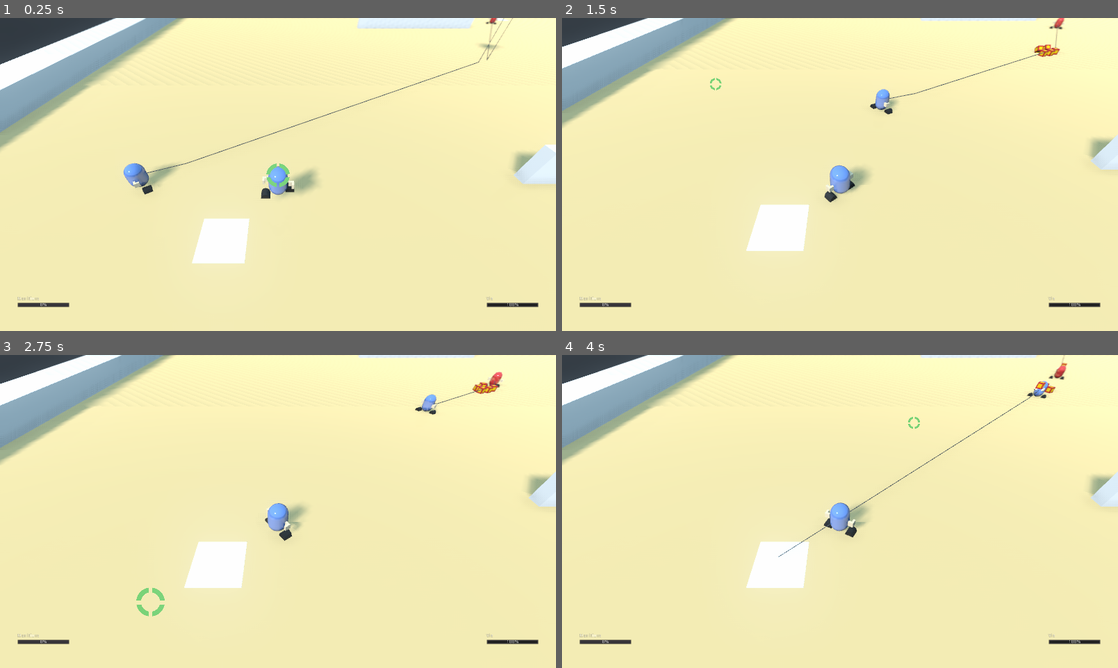
Above: before the commit, frames 1-4 (two rows, left to right).
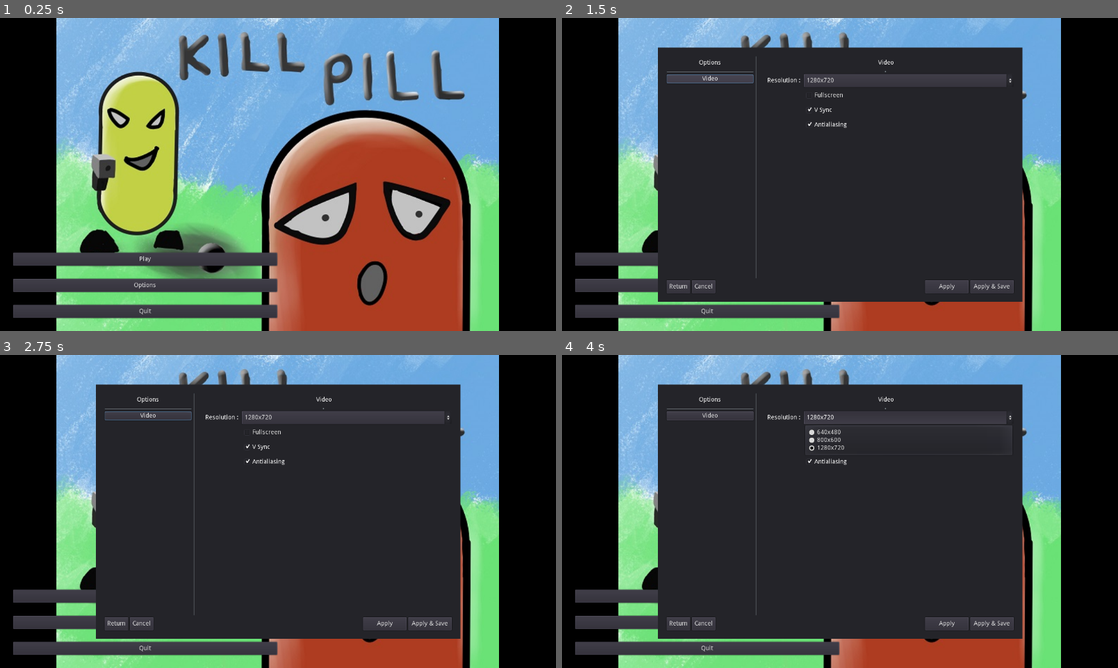
Above: after the commit, the same moments.

Repository: Sebajuste/KillPill
Game: Godot game, scene res://ui/main-menu/MainMenu.tscn
Same seed, same stepped clock (60 frames per second), same inputs: the game is played once before the commit and once after it. Before the commit the project starts from res://scenes/Test02/Test02.tscn.
Inputs (mouse positions are in pixels of both pictures, inside the frame that each line leads up to):
- Up to frame 1 (0.25 s): no input
- Up to frame 2 (1.5 s): click (706, 284) at 0.5 s, where only the run after the commit has a clickable "Options"; click (712, 77) at 1.25 s, where only the run after the commit has a clickable "Video"
- Up to frame 3 (2.75 s): click (144, 596) at 2 s, where only the run after the commit has a clickable "Play"
- Up to frame 4 (4 s): click (706, 596) at 2.75 s, where only the run after the commit has a clickable "Play"; click (906, 417) at 3.5 s, where only the run after the commit has a clickable "1280x720"

The runs differ from the first frame. In frame 1, 100% of the frame differs, in the area x 0-100%, y 0-100%; in frame 2, 100%; in frame 3, 100%; in frame 4, 100%.

Commit message:
Add main menu & game over

Diff:
--- a/Settings.cfg
+++ b/Settings.cfg
@@ -1,7 +1,7 @@
 [Display]
 
-HEIGHT=900
-WIDTH=1600
+HEIGHT="720"
+WIDTH="1280"
 FullScreen=false
 Vsync=true
 Antialiasing=true
--- a/characters/Buddy/Buddy.gd
+++ b/characters/Buddy/Buddy.gd
@@ -9,6 +9,7 @@
 signal on_health_change
 signal on_drop_object
 signal on_take_object
+signal on_death
 
 export var team : String = "Team_0"
 
@@ -227,6 +228,7 @@
 	if health < 0:
 		dead = true
 		queue_free()
+		emit_signal("on_death")
 
 
 func set_color(value):
--- a/characters/Buddy/Buddy.tscn
+++ b/characters/Buddy/Buddy.tscn
@@ -77,7 +77,6 @@
 [node name="Buddy" type="KinematicBody" groups=[
 "character",
 ]]
-editor/display_folded = true
 transform = Transform( 1, 0, 0, 0, 1, 0, 0, 0, 1, 0, 0.973, 0 )
 collision_layer = 2
 collision_mask = 3
--- a/characters/Buddy/Player.gd
+++ b/characters/Buddy/Player.gd
@@ -120,5 +120,3 @@
 func _ready():
 
 	$Target.set_as_toplevel(true)
-
-	Input.set_mouse_mode(Input.MOUSE_MODE_HIDDEN)
--- a/characters/Buddy/Player.tscn
+++ b/characters/Buddy/Player.tscn
@@ -7,7 +7,7 @@
 [sub_resource type="AnimationNodeStateMachinePlayback" id=1]
 
 [node name="Player" instance=ExtResource( 1 )]
-editor/display_folded = false
+editor/display_folded = true
 script = ExtResource( 2 )
 
 [node name="Body" parent="." index="1"]
--- a/project.godot
+++ b/project.godot
@@ -57,7 +57,7 @@
 [application]
 
 config/name="Kill Pill"
-run/main_scene="res://scenes/Test02/Test02.tscn"
+run/main_scene="res://ui/main-menu/MainMenu.tscn"
 config/icon="res://icon.png"
 
 [autoload]
--- /dev/null
+++ b/scenes/Test02/Test02.gd
@@ -0,0 +1,30 @@
+extends Node
+
+# Declare member variables here. Examples:
+# var a = 2
+# var b = "text"
+
+# Called when the node enters the scene tree for the first time.
+func _ready():
+
+	Input.set_mouse_mode(Input.MOUSE_MODE_HIDDEN)
+
+	pass # Replace with function body.
+
+# Called every frame. 'delta' is the elapsed time since the previous frame.
+func _process(delta):
+
+	for teams in $Teams.get_children():
+
+		if teams.get_team().empty():
+			$GameOver.visible = true
+			Input.set_mouse_mode(Input.MOUSE_MODE_VISIBLE)
+
+
+
+func _on_Player_on_death():
+
+	$GameOver.visible = true
+	Input.set_mouse_mode(Input.MOUSE_MODE_VISIBLE)
+
+	pass # Replace with function body.
--- a/scenes/Test02/Test02.tscn
+++ b/scenes/Test02/Test02.tscn
@@ -1,13 +1,15 @@
-[gd_scene load_steps=15 format=2]
+[gd_scene load_steps=17 format=2]
 
-[ext_resource path="res://scenes/Test02/Camera.gd" type="Script" id=1]
-[ext_resource path="res://prefabs/wall/Wall.tscn" type="PackedScene" id=2]
-[ext_resource path="res://tools/BoxEmitter.tscn" type="PackedScene" id=3]
-[ext_resource path="res://tools/Constructor/Constructor.tscn" type="PackedScene" id=4]
-[ext_resource path="res://characters/Buddy/Player.tscn" type="PackedScene" id=5]
-[ext_resource path="res://characters/Buddy/BuddyIA.tscn" type="PackedScene" id=6]
-[ext_resource path="res://tools/Team.tscn" type="PackedScene" id=7]
-[ext_resource path="res://ui/PlayerUI.tscn" type="PackedScene" id=8]
+[ext_resource path="res://scenes/Test02/Test02.gd" type="Script" id=1]
+[ext_resource path="res://scenes/Test02/Camera.gd" type="Script" id=2]
+[ext_resource path="res://prefabs/wall/Wall.tscn" type="PackedScene" id=3]
+[ext_resource path="res://tools/BoxEmitter.tscn" type="PackedScene" id=4]
+[ext_resource path="res://tools/Constructor/Constructor.tscn" type="PackedScene" id=5]
+[ext_resource path="res://characters/Buddy/Player.tscn" type="PackedScene" id=6]
+[ext_resource path="res://characters/Buddy/BuddyIA.tscn" type="PackedScene" id=7]
+[ext_resource path="res://tools/Team.tscn" type="PackedScene" id=8]
+[ext_resource path="res://ui/PlayerUI.tscn" type="PackedScene" id=9]
+[ext_resource path="res://ui/game-over/GameOver.tscn" type="PackedScene" id=10]
 
 [sub_resource type="ProceduralSky" id=1]
 
@@ -34,6 +36,7 @@
 [sub_resource type="BoxShape" id=6]
 
 [node name="Game" type="Node"]
+script = ExtResource( 1 )
 
 [node name="Environment" type="Node" parent="."]
 editor/display_folded = true
@@ -67,65 +70,67 @@
 [node name="CollisionShape" type="CollisionShape" parent="Environment/Navigation/NavigationMeshInstance/Ground/MeshInstance/StaticBody"]
 shape = SubResource( 6 )
 
-[node name="Wall" parent="Environment/Navigation/NavigationMeshInstance" instance=ExtResource( 2 )]
+[node name="Wall" parent="Environment/Navigation/NavigationMeshInstance" instance=ExtResource( 3 )]
 transform = Transform( 8.7813, 0, 0, 0, 1, 0, 0, 0, 1, 0, 1, 17.1639 )
 
-[node name="Wall2" parent="Environment/Navigation/NavigationMeshInstance" instance=ExtResource( 2 )]
+[node name="Wall2" parent="Environment/Navigation/NavigationMeshInstance" instance=ExtResource( 3 )]
 transform = Transform( 8.7813, 0, 0, 0, 1, 0, 0, 0, 1, 0, 1, -16.1737 )
 
-[node name="BoxEmitter" parent="Environment" instance=ExtResource( 3 )]
+[node name="BoxEmitter" parent="Environment" instance=ExtResource( 4 )]
 transform = Transform( 1, 0, 0, 0, 1, 0, 0, 0, 1, 0, 7.317, 0 )
 start = 5
 
-[node name="ConstructorBlue" parent="Environment" instance=ExtResource( 4 )]
+[node name="ConstructorBlue" parent="Environment" instance=ExtResource( 5 )]
 transform = Transform( 1, 0, 0, 0, 1, 0, 0, 0, 1, -23.6506, 0, 20.6155 )
 
-[node name="ConstructorRed" parent="Environment" instance=ExtResource( 4 )]
+[node name="ConstructorRed" parent="Environment" instance=ExtResource( 5 )]
 transform = Transform( 1, 0, 0, 0, 1, 0, 0, 0, 1, 18.2488, 0, -22.6055 )
 team = "Team_1"
 
-[node name="WallW" parent="Environment" instance=ExtResource( 2 )]
+[node name="WallW" parent="Environment" instance=ExtResource( 3 )]
 transform = Transform( -1.96701e-006, 0, 6.487, 0, 1, 0, -45, 0, -2.83556e-007, -41.8414, 1, 5.78133e-008 )
 
-[node name="WallE" parent="Environment" instance=ExtResource( 2 )]
+[node name="WallE" parent="Environment" instance=ExtResource( 3 )]
 transform = Transform( -1.96701e-006, 0, 6.487, 0, 1, 0, -45, 0, -2.83556e-007, 40, 1, 0 )
 
-[node name="WallN" parent="Environment" instance=ExtResource( 2 )]
+[node name="WallN" parent="Environment" instance=ExtResource( 3 )]
 transform = Transform( -45, 0, -5.67112e-007, 0, 1, 0, 3.93402e-006, 0, -6.487, 0, 1, -40 )
 
-[node name="WallS" parent="Environment" instance=ExtResource( 2 )]
+[node name="WallS" parent="Environment" instance=ExtResource( 3 )]
 transform = Transform( -45, 0, -5.67112e-007, 0, 1, 0, 3.93402e-006, 0, -6.487, 0, 1, 40 )
 
 [node name="Characters" type="Node" parent="."]
 
-[node name="Player" parent="Characters" instance=ExtResource( 5 )]
+[node name="Player" parent="Characters" instance=ExtResource( 6 )]
 transform = Transform( 1, 0, 0, 0, 1, 0, 0, 0, 1, -21.367, 2, 18.862 )
 color = "Blue"
 
-[node name="BuddyIA" parent="Characters" instance=ExtResource( 6 )]
-editor/display_folded = false
+[node name="BuddyIA" parent="Characters" instance=ExtResource( 7 )]
 transform = Transform( 1, 0, 0, 0, 1, 0, 0, 0, 1, 15, 0.973, -20 )
 team = "Team_1"
 color = "Red"
 
-[node name="BuddyIA2" parent="Characters" instance=ExtResource( 6 )]
-editor/display_folded = false
+[node name="BuddyIA2" parent="Characters" instance=ExtResource( 7 )]
 transform = Transform( 1, 0, 0, 0, 1, 0, 0, 0, 1, -29.0337, 0.973, 18.03 )
 color = "Blue"
 
 [node name="Teams" type="Node" parent="."]
 
-[node name="TeamBlue" parent="Teams" instance=ExtResource( 7 )]
+[node name="TeamBlue" parent="Teams" instance=ExtResource( 8 )]
 team = "Team_0"
 color = "Blue"
 
-[node name="TeamRed" parent="Teams" instance=ExtResource( 7 )]
+[node name="TeamRed" parent="Teams" instance=ExtResource( 8 )]
 team = "Team_1"
 color = "Red"
 
 [node name="Objects" type="Node" parent="."]
 
-[node name="PlayerUI" parent="." instance=ExtResource( 8 )]
+[node name="PlayerUI" parent="." instance=ExtResource( 9 )]
+
+[node name="GameOver" parent="." instance=ExtResource( 10 )]
+visible = false
+[connection signal="on_death" from="Characters/Player" to="." method="_on_Player_on_death"]
 [connection signal="on_drop_object" from="Characters/Player" to="PlayerUI" method="_on_Player_on_drop_object"]
 [connection signal="on_health_change" from="Characters/Player" to="PlayerUI" method="_on_Player_on_health_change"]
 [connection signal="on_take_object" from="Characters/Player" to="PlayerUI" method="_on_Player_on_take_object"]
--- /dev/null
+++ b/ui/game-over/GameOver.gd
@@ -0,0 +1,33 @@
+extends CanvasLayer
+
+
+export var visible := true setget set_visible
+
+
+func set_visible(value):
+	visible = value
+
+	$MarginContainer.visible = visible
+
+
+# Called when the node enters the scene tree for the first time.
+func _ready():
+
+	set_visible(visible)
+
+	pass # Replace with function body.
+
+# Called every frame. 'delta' is the elapsed time since the previous frame.
+#func _process(delta):
+#	pass
+
+
+func _on_RestartButton_pressed():
+
+	get_tree().change_scene("res://scenes/Test02/Test02.tscn")
+
+
+
+func _on_BackMainButton_pressed():
+
+	get_tree().change_scene("res://ui/main-menu/MainMenu.tscn")
--- /dev/null
+++ b/ui/game-over/GameOver.tscn
@@ -0,0 +1,51 @@
+[gd_scene load_steps=2 format=2]
+
+[ext_resource path="res://ui/game-over/GameOver.gd" type="Script" id=1]
+
+[node name="GameOver" type="CanvasLayer"]
+pause_mode = 2
+script = ExtResource( 1 )
+
+[node name="MarginContainer" type="MarginContainer" parent="."]
+anchor_left = 0.5
+anchor_top = 0.5
+anchor_right = 0.5
+anchor_bottom = 0.5
+margin_left = -102.0
+margin_top = -41.0
+margin_right = 102.0
+margin_bottom = 41.0
+
+[node name="VBoxContainer" type="VBoxContainer" parent="MarginContainer"]
+margin_right = 230.0
+margin_bottom = 82.0
+
+[node name="Label" type="Label" parent="MarginContainer/VBoxContainer"]
+margin_right = 230.0
+margin_bottom = 48.0
+text = "Game Over
+
+"
+align = 1
+valign = 1
+
+[node name="HBoxContainer" type="HBoxContainer" parent="MarginContainer/VBoxContainer"]
+margin_top = 52.0
+margin_right = 230.0
+margin_bottom = 82.0
+custom_constants/separation = 30
+
+[node name="BackMainButton" type="Button" parent="MarginContainer/VBoxContainer/HBoxContainer"]
+margin_right = 100.0
+margin_bottom = 30.0
+rect_min_size = Vector2( 100, 30 )
+text = "Back to main"
+
+[node name="RestartButton" type="Button" parent="MarginContainer/VBoxContainer/HBoxContainer"]
+margin_left = 130.0
+margin_right = 230.0
+margin_bottom = 30.0
+rect_min_size = Vector2( 100, 30 )
+text = "Restart"
+[connection signal="pressed" from="MarginContainer/VBoxContainer/HBoxContainer/BackMainButton" to="." method="_on_BackMainButton_pressed"]
+[connection signal="pressed" from="MarginContainer/VBoxContainer/HBoxContainer/RestartButton" to="." method="_on_RestartButton_pressed"]
--- /dev/null
+++ b/ui/main-menu/MainMenu.gd
@@ -0,0 +1,39 @@
+extends Control
+
+# Declare member variables here. Examples:
+# var a = 2
+# var b = "text"
+
+# Called when the node enters the scene tree for the first time.
+func _ready():
+
+	VisualServer.set_default_clear_color(Color(0.0,0.0,0.0,1.0))
+
+	pass # Replace with function body.
+
+# Called every frame. 'delta' is the elapsed time since the previous frame.
+#func _process(delta):
+#	pass
+
+func _on_PlayButton_pressed():
+
+	get_tree().change_scene("res://scenes/Test02/Test02.tscn")
+
+
+func _on_OptionsButton_pressed():
+
+	$Options.reload()
+	$Options.visible = true
+
+	pass # Replace with function body.
+
+
+func _on_Options_on_close():
+
+	$Options.visible = false
+
+
+
+func _on_QuitButton_pressed():
+
+	get_tree().quit()
--- /dev/null
+++ b/ui/main-menu/MainMenu.tscn
@@ -0,0 +1,87 @@
+[gd_scene load_steps=4 format=2]
+
+[ext_resource path="res://ui/main-menu/MainMenu.gd" type="Script" id=1]
+[ext_resource path="res://ui/main-menu/KillPill_630x445.jpg" type="Texture" id=2]
+[ext_resource path="res://ui/options/Options.tscn" type="PackedScene" id=3]
+
+[node name="MainMenu" type="Control"]
+anchor_right = 1.0
+anchor_bottom = 1.0
+script = ExtResource( 1 )
+
+[node name="MarginContainer2" type="MarginContainer" parent="."]
+anchor_right = 1.0
+anchor_bottom = 1.0
+
+[node name="TextureRect" type="TextureRect" parent="MarginContainer2"]
+margin_right = 800.0
+margin_bottom = 600.0
+texture = ExtResource( 2 )
+expand = true
+stretch_mode = 6
+
+[node name="MarginContainer" type="MarginContainer" parent="."]
+anchor_right = 1.0
+anchor_bottom = 1.0
+margin_left = 30.0
+margin_top = 30.0
+margin_right = -30.0
+margin_bottom = -30.0
+
+[node name="HBoxContainer" type="HBoxContainer" parent="MarginContainer"]
+margin_right = 740.0
+margin_bottom = 540.0
+
+[node name="VBoxContainer" type="VBoxContainer" parent="MarginContainer/HBoxContainer"]
+margin_right = 368.0
+margin_bottom = 540.0
+size_flags_horizontal = 3
+
+[node name="Options" type="VBoxContainer" parent="MarginContainer/HBoxContainer/VBoxContainer"]
+margin_right = 368.0
+margin_bottom = 540.0
+size_flags_vertical = 3
+custom_constants/separation = 30
+alignment = 2
+
+[node name="PlayButton" type="Button" parent="MarginContainer/HBoxContainer/VBoxContainer/Options"]
+margin_top = 390.0
+margin_right = 368.0
+margin_bottom = 420.0
+rect_min_size = Vector2( 0, 30 )
+text = "Play"
+
+[node name="OptionsButton" type="Button" parent="MarginContainer/HBoxContainer/VBoxContainer/Options"]
+margin_top = 450.0
+margin_right = 368.0
+margin_bottom = 480.0
+rect_min_size = Vector2( 0, 30 )
+text = "Options"
+
+[node name="QuitButton" type="Button" parent="MarginContainer/HBoxContainer/VBoxContainer/Options"]
+margin_top = 510.0
+margin_right = 368.0
+margin_bottom = 540.0
+rect_min_size = Vector2( 0, 30 )
+text = "Quit"
+
+[node name="CenterContainer" type="CenterContainer" parent="MarginContainer/HBoxContainer"]
+margin_left = 372.0
+margin_right = 740.0
+margin_bottom = 540.0
+size_flags_horizontal = 3
+
+[node name="Options" parent="." instance=ExtResource( 3 )]
+visible = false
+anchor_left = 0.5
+anchor_top = 0.5
+anchor_right = 0.5
+anchor_bottom = 0.5
+margin_left = -464.0
+margin_top = -318.5
+margin_right = 464.0
+margin_bottom = 318.5
+[connection signal="pressed" from="MarginContainer/HBoxContainer/VBoxContainer/Options/PlayButton" to="." method="_on_PlayButton_pressed"]
+[connection signal="pressed" from="MarginContainer/HBoxContainer/VBoxContainer/Options/OptionsButton" to="." method="_on_OptionsButton_pressed"]
+[connection signal="pressed" from="MarginContainer/HBoxContainer/VBoxContainer/Options/QuitButton" to="." method="_on_QuitButton_pressed"]
+[connection signal="on_close" from="Options" to="." method="_on_Options_on_close"]
--- a/ui/options/Options.gd
+++ b/ui/options/Options.gd
@@ -2,6 +2,13 @@
 
 
 signal on_close
+
+func reload():
+
+	for option in $Panel/MarginContainer/VBoxContainer/HBoxContainer/OptionsContainer.get_children():
+
+		if option.has_method("reload"):
+			option.reload()
 
 
 
--- a/ui/options/Options.tscn
+++ b/ui/options/Options.tscn
@@ -5,6 +5,7 @@
 [ext_resource path="res://ui/options/OptionsVideo.tscn" type="PackedScene" id=3]
 
 [node name="Options" type="Control"]
+pause_mode = 2
 anchor_right = 1.0
 anchor_bottom = 1.0
 margin_left = 1.29236
@@ -65,6 +66,7 @@
 text = "Video"
 
 [node name="AudioOptions" type="Button" parent="Panel/MarginContainer/VBoxContainer/HBoxContainer/VBoxContainer"]
+visible = false
 margin_top = 66.0
 margin_right = 200.0
 margin_bottom = 86.0
Not shown: 1 places in scenes/Test02/Test02.tscn that only renumber resources
Binary file added: ui/main-menu/KillPill.jpg
Binary file added: ui/main-menu/KillPillTitle.png
Binary file added: ui/main-menu/KillPill_630x445.jpg
